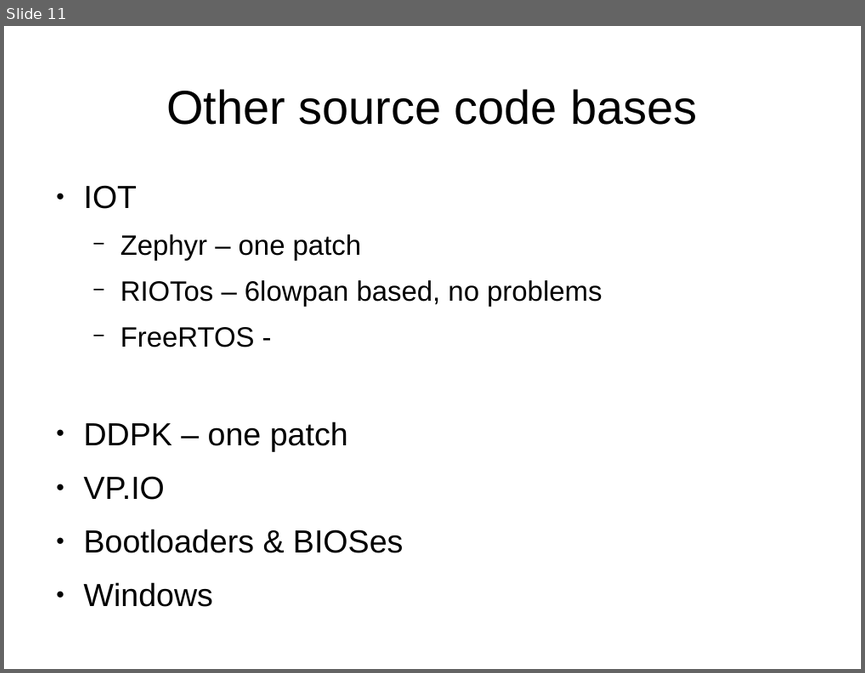
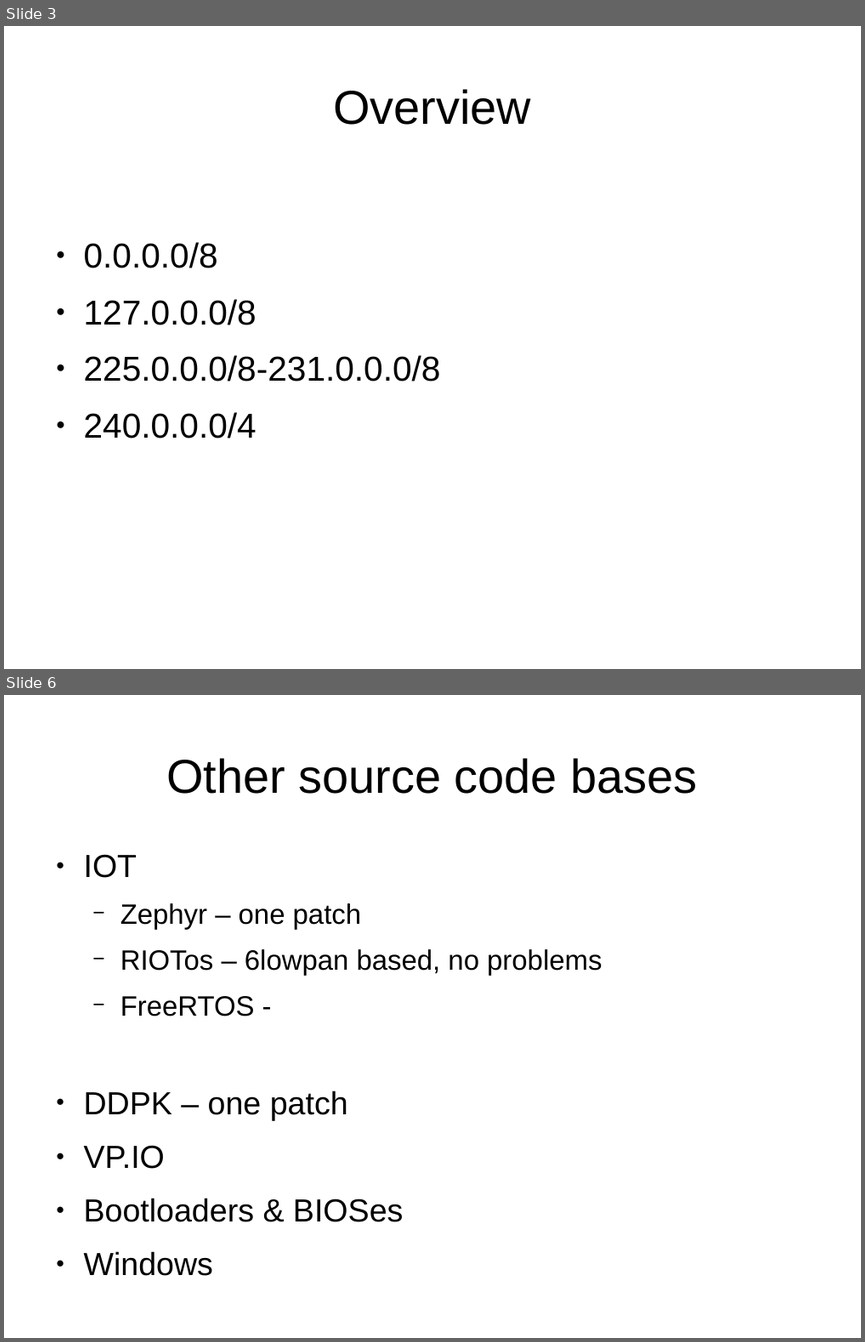
Before and after one commit to schoen/unicast-extensions, a slide deck: docs/preso.odp. Shown one above the other, each under a label of ours: slide 11 before the commit, slides 3 and 6 after it; the slides between them are not shown. The pictures are 865x673 and 865x1342 pixels, drawn with LibreOffice and Linux fonts; fonts in the diff are those of the drawing. Boxes give left, top, right and bottom in pixels: in the first picture for what was removed or moved away, otherwise in the second. Text is boxed around its words. In the diff, an @@ line names an element or a change of style, - is before the commit and + after.

```diff
--- a/docs/preso.odp
+++ b/docs/preso.odp
@@ slide 3 added at <box>4,26,861,669</box>, background #FFFFFF @@
@@ title added at <box>333,89,531,125</box>, 44 pt, text #000000 @@
+Overview
@@ text added at <box>84,242,441,438</box>, 32 pt, text #000000 @@
+● 0.0.0.0/8
+● 127.0.0.0/8
+● 225.0.0.0/8-231.0.0.0/8
+● 240.0.0.0/4
@@ what was slide 11 is now slide 6 @@
```
Also in this commit, not shown: 5 slides changed, 7 other slides added, 3 slides removed.
